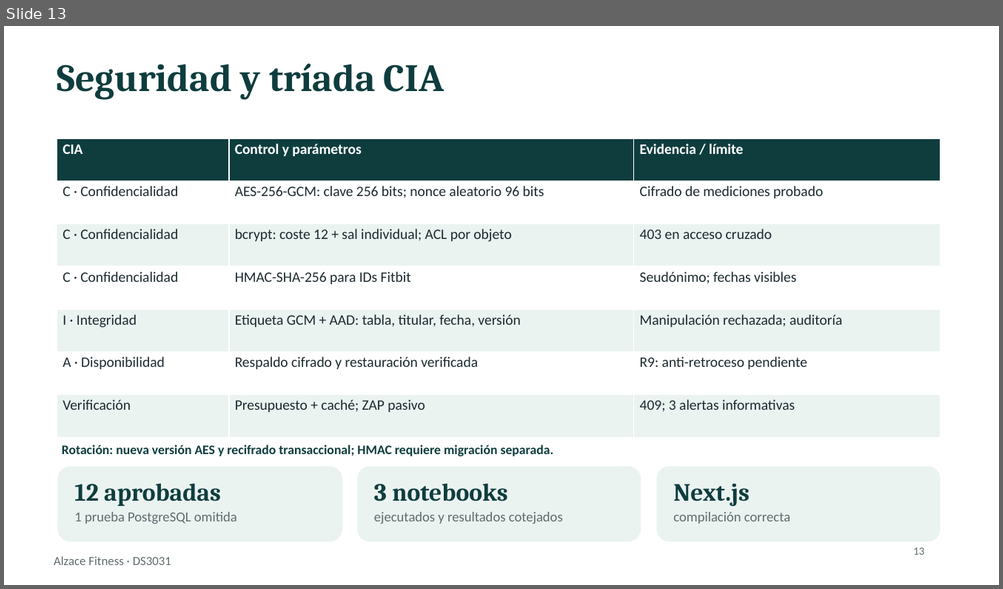
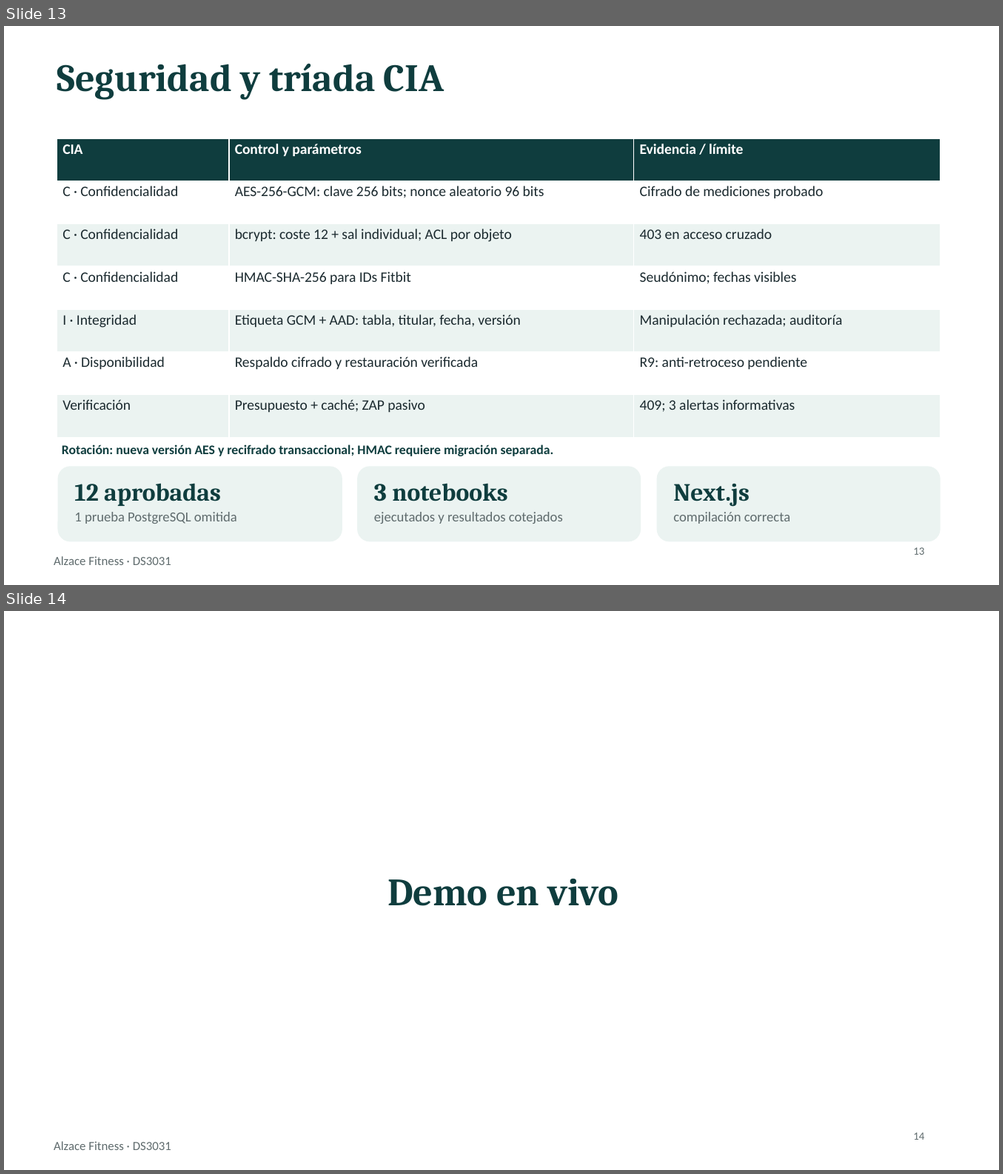
Before and after one commit to JoelxD12O/Proyecto-2---etica-y-seguridad-de-datos, a slide deck: presentacion/Presentacion_Alzace_Final.pptx. Shown one above the other, each under a label of ours: slide 13 before the commit, slides 13 and 14 after it. The pictures are 1003x589 and 1003x1174 pixels, drawn with LibreOffice and Linux fonts; fonts in the diff are those of the drawing. Boxes give left, top, right and bottom in pixels: in the first picture for what was removed or moved away, otherwise in the second. Text is boxed around its words. In the diff, an @@ line names an element or a change of style, - is before the commit and + after.

```diff
--- a/presentacion/Presentacion_Alzace_Final.pptx
+++ b/presentacion/Presentacion_Alzace_Final.pptx
@@ slide 14 added at bbox=[4, 611, 999, 1170], background #FFFFFF; not listed: 1 template element that a slide beside it also shows @@
@@ text added at bbox=[387, 879, 618, 906], 28 pt, text #0F3D3E, bold @@
+Demo en vivo
@@ text added at bbox=[913, 1133, 924, 1140], 8 pt, text #5F6B6D @@
+14
```
Also in this commit, not shown: 1 slide removed.
